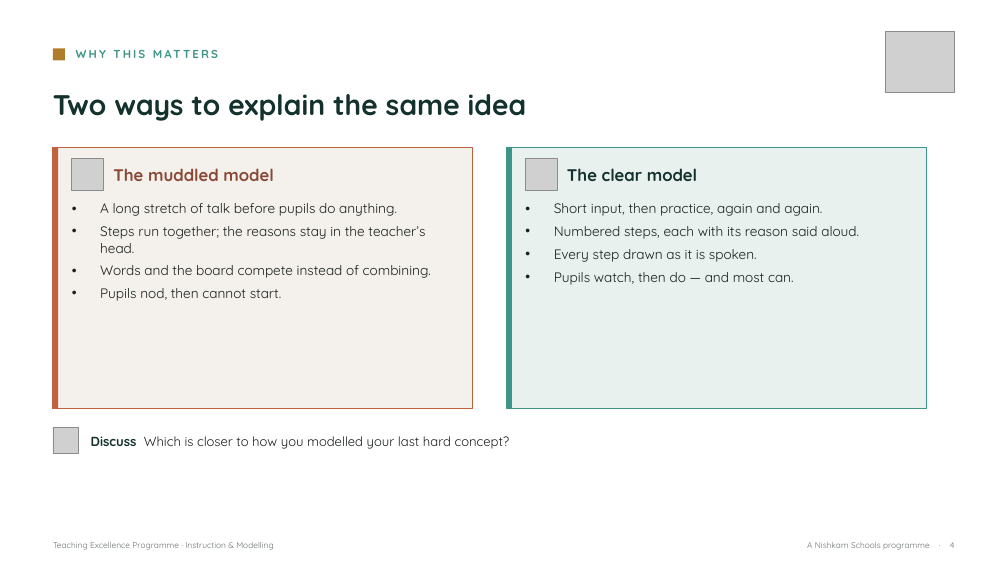
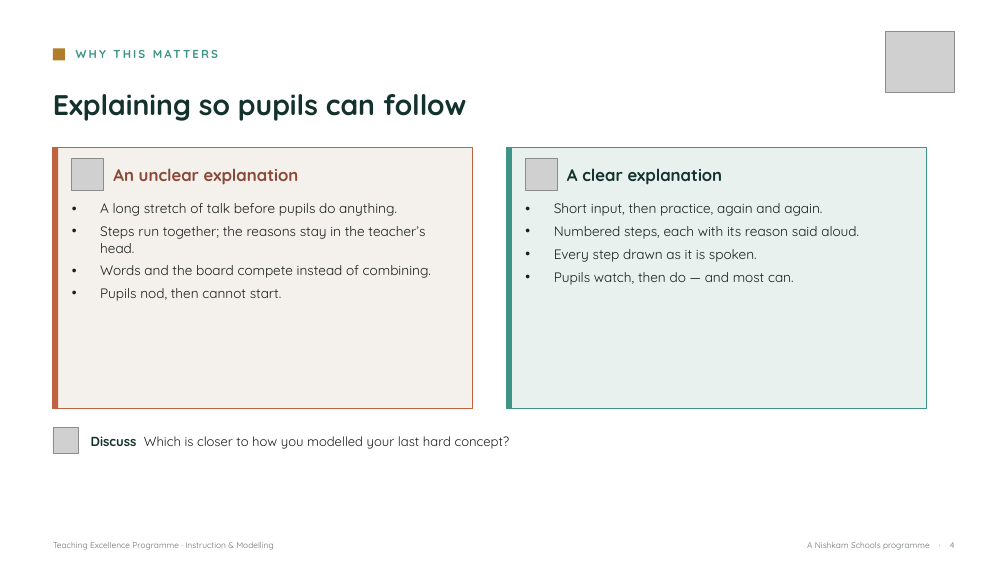
Before and after one commit to NSWLTandL/teachinglearninghub, a slide deck: slide 4 of Pillar3-Instruction-and-Modelling-facilitator-deck.pptx. Drawn at 1008x567 pixels with LibreOffice and Linux fonts; fonts in the diff are those of the drawing; grey boxes stand for pictures. Boxes give left, top, right and bottom in pixels: in the first picture for what was removed or moved away, otherwise in the second. Text is boxed around its words. In the diff, an @@ line names an element or a change of style, - is before the commit and + after.

```diff
--- a/Pillar3-Instruction-and-Modelling-facilitator-deck.pptx
+++ b/Pillar3-Instruction-and-Modelling-facilitator-deck.pptx
@@ text at bbox=[53, 94, 466, 121]: text changed @@
-Two ways to explain the same idea
+Explaining so pupils can follow
@@ text at bbox=[113, 168, 299, 185]: text changed @@
-The muddled model
+An unclear explanation
@@ text at bbox=[567, 168, 723, 185]: text changed @@
-The clear model
+A clear explanation
```
Also in this commit, not shown: 3 other slides changed, 13 other files.
